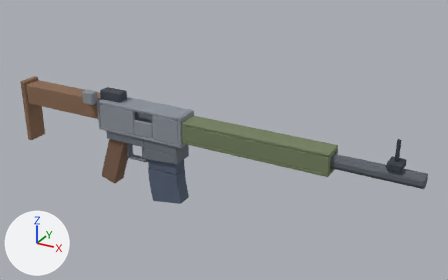
A saved change to the glTF model deadvox/src/content/base/assets/models/rifle_assault.glb.
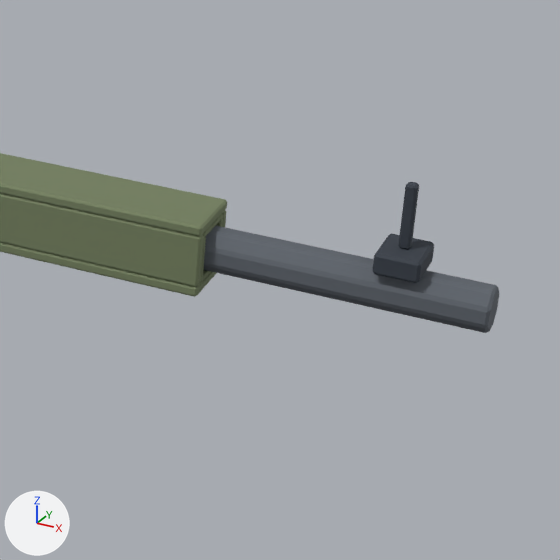
Each version appears first whole from a camera (50 mm lens) standing at (0.546, -0.859, 0.425) and looking at (0.057, 0.031, -0.02), and next in a close-up on the part from 59% to 100% of the width and 28% to 94% of the height. Arrows for +X, +Y and +Z are at lower left; the lights stay in place. The first two pictures are the older version. Vertices at exactly the same position are counted once.

Objects in the first close-up: 'barrel:barrel', 'front-sight:front-sight', 'handguard:handguard'.
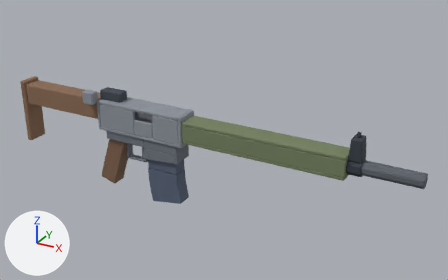
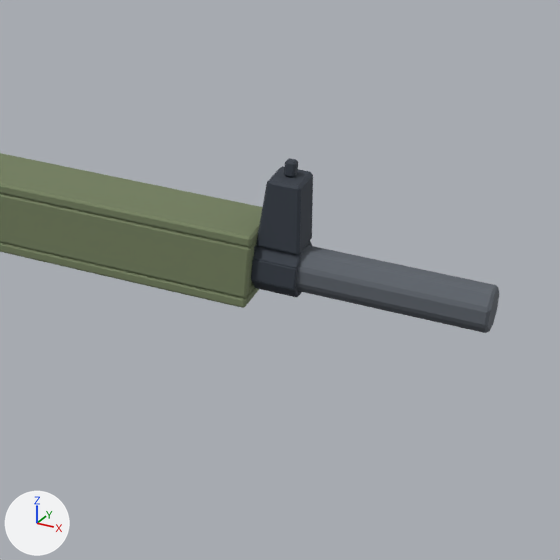
What differs and where, as boxes (x1, y1, x2, y2) in the close-ups (560 x 560 px):
'handguard:handguard', moved, rescaled: before (0, 153, 227, 297); after (0, 153, 262, 308)
'front-sight:front-sight', reshaped, moved (37% taller): before (372, 182, 434, 283); after (251, 158, 313, 297)
part 1 of me_front_sight_front_sight, added: after (251, 240, 312, 297)
part 2 of me_front_sight_front_sight, added: after (256, 166, 313, 255)
part 3 of me_front_sight_front_sight, cut back: before (372, 186, 434, 283); after (284, 163, 298, 178)

Diff of the bpy script that builds the scene:
```diff
--- a/deadvox/src/content/base/assets/models/rifle_assault.glb.py
+++ b/deadvox/src/content/base/assets/models/rifle_assault.glb.py
@@ me_front_sight_front_sight @@
 # used by ob_front_sight_front_sight; parent = ob_rifle_assault; location = (0.368, 0.0, 0.0)
-me_front_sight_front_sight.from_pydata(...)  # 48 vertices, 88 faces; spans x -0.0115..0.0115, y -0.0144..0.0144, z 0.0115..0.0575
+me_front_sight_front_sight.from_pydata(...)  # 208 vertices, 440 faces; spans x -0.0115..0.0115, y -0.0144..0.0144, z -0.0144..0.0575
+# me_front_sight_front_sight part 1: a new loose piece of 160 vertices spanning x -0.0115..0.0115, y -0.0144..0.0144, z -0.0144..0.0144, in mat_363d47 (greyish blue #363d47)
+# me_front_sight_front_sight part 2: a new loose piece of 24 vertices spanning x -0.0114..0.0114, y -0.0115..0.0115, z 0.0115..0.0489, in mat_363d47 (greyish blue #363d47)
+# me_front_sight_front_sight part 3
+# 36 vertices are removed from x -0.0115..0.0115, y -0.0144..0.0144, z 0.0115..0.0241
+# 74 faces are deleted
+# 4 vertices are added at (-0.0017, 0.0017, 0.0489), (0.0017, 0.0017, 0.0489), (0.0017, -0.0017, 0.0489), (-0.0017, -0.0017, 0.0489)
+# 8 new vertices lie (0.0, 0.0, -0.0064) away from vertices in x -0.0029..0.0029, y -0.0029..0.0029, z 0.0564
+# 30 new faces join them
 me_front_sight_front_sight.materials.append(mat_363d47)
@@ me_handguard_handguard @@
 # used by ob_handguard_handguard; parent = ob_rifle_assault; location = (0.0, 0.0, 0.0)
-me_handguard_handguard.from_pydata(...)  # 176 vertices, 352 faces; spans x 0.0..0.27, y -0.02..0.02, z -0.02..0.02
+me_handguard_handguard.from_pydata(...)  # 176 vertices, 352 faces; spans x 0.0..0.296, y -0.02..0.02, z -0.02..0.02
+# me_handguard_handguard part 4: the whole mesh is scaled about the mesh origin by (1.1, 1, 1)
 me_handguard_handguard.materials.append(mat_74805f)
@@ ob_front_sight_front_sight @@
 ob_front_sight_front_sight.parent = ob_rifle_assault
-ob_front_sight_front_sight.location = (0.368, 0.0, 0.0)
+ob_front_sight_front_sight.location = (0.308, 0.0, 0.0)
```
